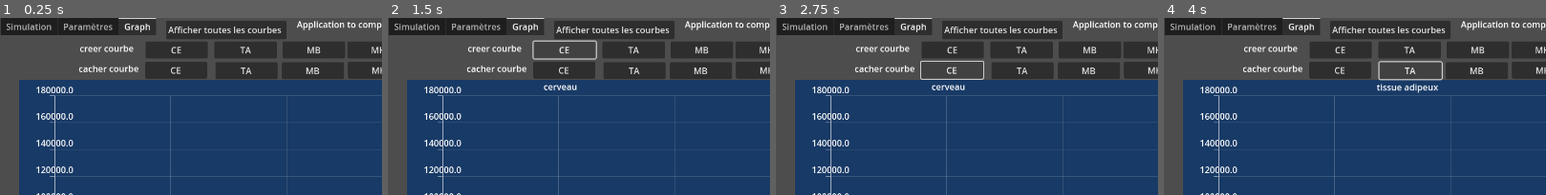
Above: before the commit, frames 1-4 (left to right).
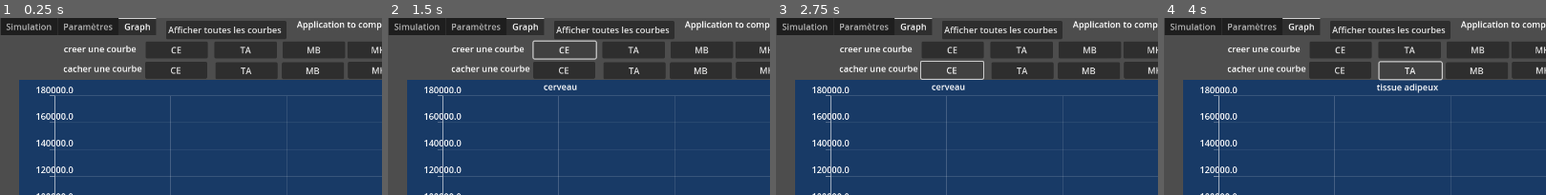
Above: after the commit, the same moments.

Repository: pascal-ballet/Dive-PP
Game: Godot game, scene res://dive_pp_n2.tscn
Two runs of this game, one before a commit and one after it. Both use one fixed random seed, a clock stepped at 60 frames per second and the inputs below. This scene is started directly instead of the project's main scene.
Inputs:
- Up to frame 1 (0.25 s): no input
- Up to frame 2 (1.5 s): click "Afficher toutes les courbes" at 0.5 s; click "CE" at 1.25 s
- Up to frame 3 (2.75 s): click "CE" at 2 s
- Up to frame 4 (4 s): click "TA" at 2.75 s; click "TA" at 3.5 s
The pictures show only the part of the screen within x 0-50%, y 0-50%; the shares and areas given below are measured in that part.

The runs differ from the first frame. In frame 1, 0.9% of the frame differs, in the area x 16-38%, y 15-31%; in frame 2, 0.9%; in frame 3, 0.9%; in frame 4, 0.9%.

Commit message:
Update dive_pp_n2.tscn

Diff:
--- a/dive_pp_n2.tscn
+++ b/dive_pp_n2.tscn
@@ -1066,21 +1066,21 @@
 
 [node name="courbe" type="RichTextLabel" parent="TabContainer/Graph"]
 layout_mode = 0
-offset_left = 152.0
-offset_top = 13.0
-offset_right = 282.0
-offset_bottom = 63.0
+offset_left = 123.0
+offset_top = 14.0
+offset_right = 265.0
+offset_bottom = 64.0
 rotation = -0.00320271
-text = "creer courbe "
+text = "creer une courbe "
 
 [node name="cacher" type="RichTextLabel" parent="TabContainer/Graph"]
 layout_mode = 0
-offset_left = 150.0
+offset_left = 122.0
 offset_top = 50.0
-offset_right = 280.0
+offset_right = 277.0
 offset_bottom = 100.0
 rotation = -0.00320271
-text = "cacher courbe"
+text = "cacher une courbe"
 
 [node name="RichTextLabelCE" type="RichTextLabel" parent="TabContainer/Graph"]
 visible = false
